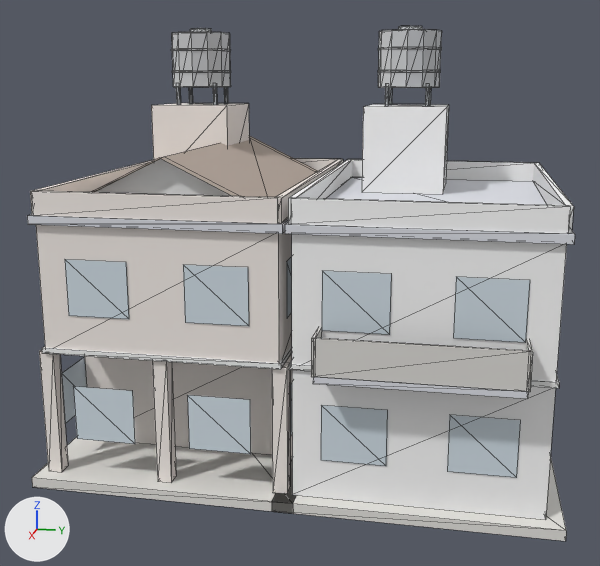
The glTF model docs/art/generated-2026-10-21-scene-kit/native3d/models/07_residential_low-09.glb: old version first, new version second.
The view is the same before and after, from a 50 mm camera at (21.83, 3.8, 9.68) aimed at (0.7, -0.43, 4.4). The lights are fixed; the arrows at lower left show +X, +Y and +Z. The picture after the commit comes second. Mesh edges are drawn as thin lines. Vertices at exactly the same position are counted once.

The older version as bpy lines, for what is in view:
```python
me_mesh_0 = bpy.data.meshes.new('Mesh_0')
me_mesh_0.from_pydata(...)  # 698 vertices, 886 faces; spans x -4.9..5.3, y -6.25..6.27, z 0.0..11.07
me_mesh_0.materials.append(mat_native_matte)
ob_mesh_0 = bpy.data.objects.new('Mesh_0', me_mesh_0)
ob_mesh_0.location = (0.0, 0.0, 0.0)
```
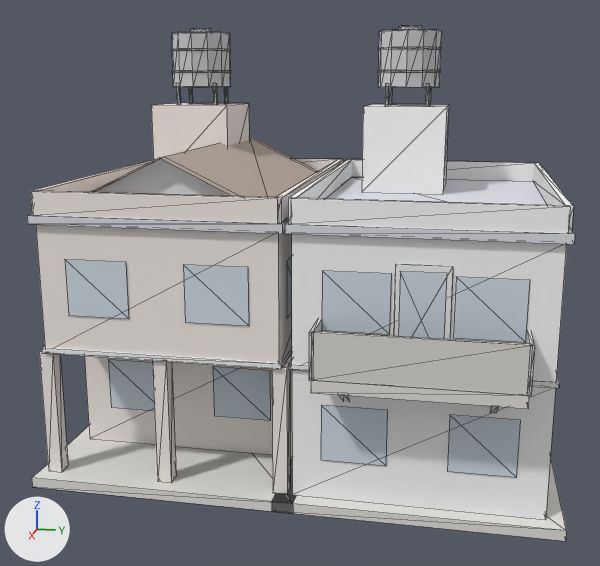
The change in detail:
me_mesh_0 is used by ob_mesh_0; location (0.0, 0.0, 0.0).
me_mesh_0 had 698 vertices, 886 faces and spanned x -4.9..5.3, y -6.25..6.27, z 0.0..11.07.
me_mesh_0 now has 782 vertices, 1016 faces and spans x -4.9..5.55, y -6.25..6.29, z 0.0..11.07.
me_mesh_0 part 1: a new loose piece, a box spanning x 4.25..5.55, y 0.78..5.22, z 3.23..3.51, in mat_native_matte.
me_mesh_0 part 2: a new loose piece, a box spanning x 4.46..4.54, y 2.4..3.6, z 3.51..5.86, in mat_native_matte.
me_mesh_0 part 3: a new loose piece, a box spanning x 5.445..5.535, y 0.777..5.223, z 3.51..4.56, in mat_native_matte.
me_mesh_0 part 4: a new loose piece, a box spanning x 4.25..5.55, y 5.178..5.268, z 3.51..4.56, in mat_native_matte.
me_mesh_0 part 5: a new loose piece, a box spanning x 4.25..5.55, y 0.732..0.822, z 3.51..4.56, in mat_native_matte.
me_mesh_0 part 6: the loose piece of 4 vertices spanning x 4.53, y -2.33..-0.83, z 1.2..2.55 is moved by (-2.0, 0.0, 0.0).
me_mesh_0 part 7: the loose piece of 4 vertices spanning x 4.53, y -5.17..-3.67, z 1.2..2.55 is moved by (-2.0, 0.0, 0.0).
me_mesh_0 part 8: the loose piece of 8 vertices spanning x 4.4..5.3, y 5.18..5.26, z 3.5..4.35 is deleted.
me_mesh_0 part 9: the loose piece of 8 vertices spanning x 4.4..5.3, y 0.74..0.82, z 3.5..4.35 is deleted.
me_mesh_0 part 10: the loose piece of 4 vertices spanning x 2.25..3.75, y -5.88, z 1.2..2.55 is deleted.
me_mesh_0 part 11: the loose piece of 4 vertices spanning x 2.25..3.75, y -0.12, z 1.2..2.55 is deleted.
me_mesh_0 part 12: 16 vertices removed from x 4.4..5.3, y 0.78..5.22, z 3.35..4.35; 20 vertices added at x 4.38..5.39, y 1.33..4.67, z 2.64..5.72.
Other edits to the shape of me_mesh_0 do not show in these pictures.

Changed parts and their boxes [x1, y1, x2, y2] in the pictures (600 x 566 px; the box of a moved part takes in the faces that stretch with it):
part 1 of me_mesh_0, added
    after: [311, 380, 529, 409]
part 2 of me_mesh_0, added
    after: [393, 264, 453, 339]
part 3 of me_mesh_0, added
    after: [313, 331, 530, 395]
part 4 of me_mesh_0, added
    after: [526, 330, 535, 396]
part 5 of me_mesh_0, added
    after: [309, 319, 322, 381]
part 6 of me_mesh_0, moved or reshaped
    before: [188, 395, 251, 454]
    after: [213, 367, 271, 421]
part 7 of me_mesh_0, moved or reshaped
    before: [73, 386, 135, 444]
    after: [108, 359, 154, 411]
part 8 of me_mesh_0, deleted
    before: [526, 340, 533, 392]
part 9 of me_mesh_0, deleted
    before: [311, 328, 322, 377]
part 10 of me_mesh_0, deleted
    before: [62, 357, 87, 424]
part 11 of me_mesh_0, deleted (mostly hidden)
    before: [290, 383, 292, 437]
part 12 of me_mesh_0, moved or reshaped
    before: [313, 338, 529, 399]
    after: [339, 271, 499, 413]
